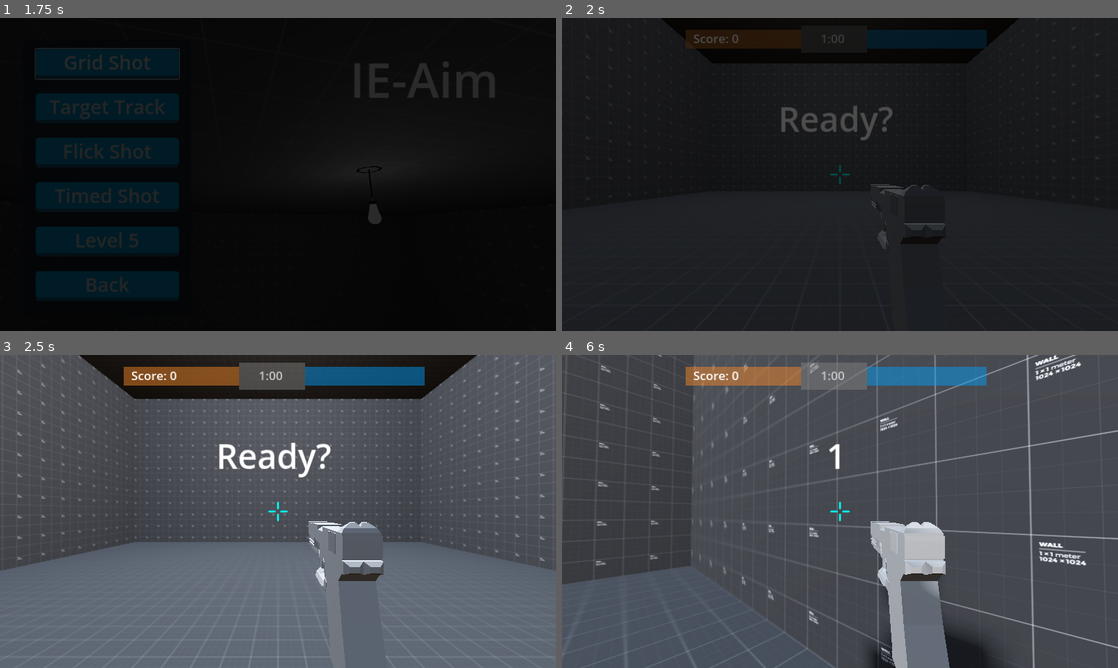
Above: before the commit, frames 1-4 (two rows, left to right).
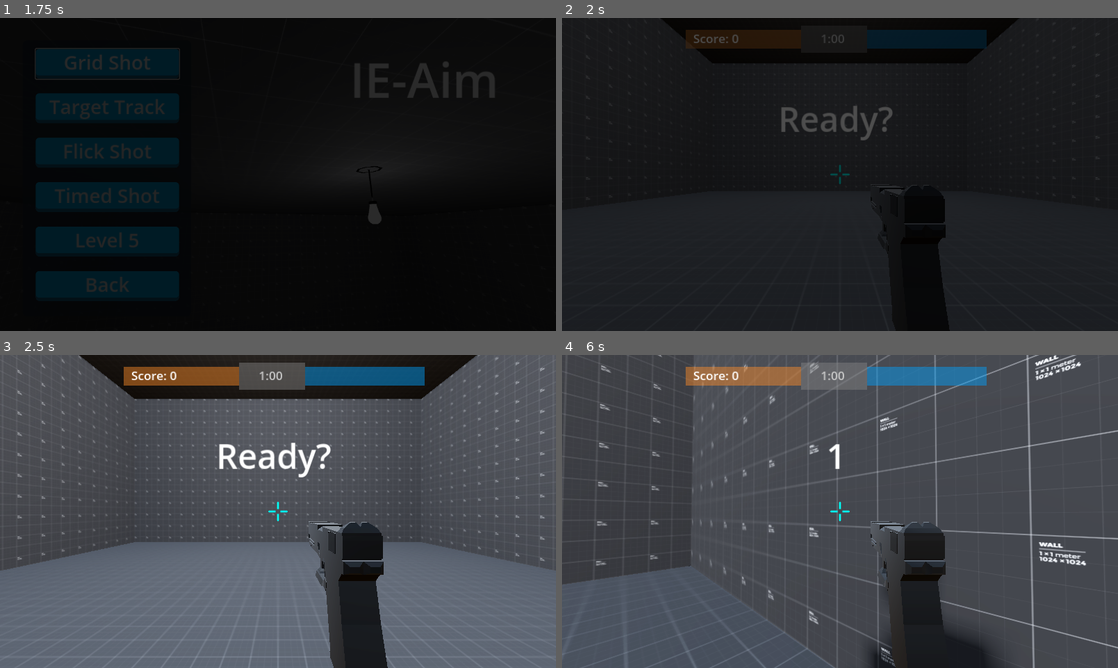
Above: after the commit, the same moments.

Repository: PureAsbestos/ie-aim
Game: Godot game, scene res://scenes/main.tscn
The game is run twice, just before and just after one commit, with the same random seed, the same clock (stepped at 60 frames per second) and the same inputs.
Inputs (mouse positions are in pixels of both pictures, inside the frame that each line leads up to):
- Up to frame 1 (1.75 s): click "Level Select" at 0.5 s; click "Grid Shot" at 1.25 s
- Up to frame 2 (2 s): no input
- Up to frame 3 (2.5 s): tap Enter (ui_accept) at 2, 2.27 s; move the mouse to (305, 511) at 2.02 s; hold W (Forward) from 2.03 s (still down); click (305, 511) at 2.1 s
- Up to frame 4 (6 s): keep holding W (Forward); move the mouse to (812, 511) at 2.77 s; click (812, 511) at 2.85 s; tap Enter (ui_accept) at 3.02, 4.52, 5.27 s; move the mouse to (851, 505) at 3.52 s; click (851, 505) at 3.6 s; move the mouse to (834, 517) at 4.27 s; click (834, 517) at 4.35 s; move the mouse to (878, 514) at 5.02 s; click (878, 514) at 5.1 s; move the mouse to (795, 508) at 5.77 s; click (795, 508) at 5.85 s

Frame 1 is identical in both runs. In frame 2, 1.6% of the frame differs, in the area x 55-70%, y 53-100%; in frame 3, 4.9%; in frame 4, 4.9%.

Commit message:
Change gun color

Diff:
--- a/scenes/gun.tscn
+++ b/scenes/gun.tscn
@@ -1,7 +1,11 @@
-[gd_scene load_steps=3 format=3 uid="uid://dbmx0qunnoo20"]
+[gd_scene load_steps=4 format=3 uid="uid://dbmx0qunnoo20"]
 
 [ext_resource type="Script" path="res://scripts/my_gun.gd" id="1_uv7yb"]
 [ext_resource type="ArrayMesh" uid="uid://dj5l47c22bk44" path="res://assets/Glock.obj" id="1_vs4ce"]
+
+[sub_resource type="StandardMaterial3D" id="StandardMaterial3D_e12k4"]
+albedo_color = Color(0.0941176, 0.0941176, 0.0941176, 1)
+roughness = 0.29
 
 [node name="Gun" type="Node3D"]
 script = ExtResource("1_uv7yb")
@@ -9,3 +13,4 @@
 [node name="MeshInstance3D" type="MeshInstance3D" parent="."]
 transform = Transform3D(0.1, 0, 0, 0, -8.74228e-09, -0.1, 0, 0.2, -4.37114e-09, 0, 0, 0)
 mesh = ExtResource("1_vs4ce")
+surface_material_override/0 = SubResource("StandardMaterial3D_e12k4")
--- a/scenes/levels/targetTrack.tscn
+++ b/scenes/levels/targetTrack.tscn
@@ -28,6 +28,7 @@
 
 [node name="DirectionalLight3D" type="DirectionalLight3D" parent="WorldEnvironment/room"]
 transform = Transform3D(0.0866982, 0.862949, -0.497798, -0.00174245, 0.49981, 0.866134, 0.996233, -0.0742248, 0.0448362, -0.00450867, 49.9141, 50.0858)
+visible = false
 shadow_enabled = true
 sky_mode = 1
 
